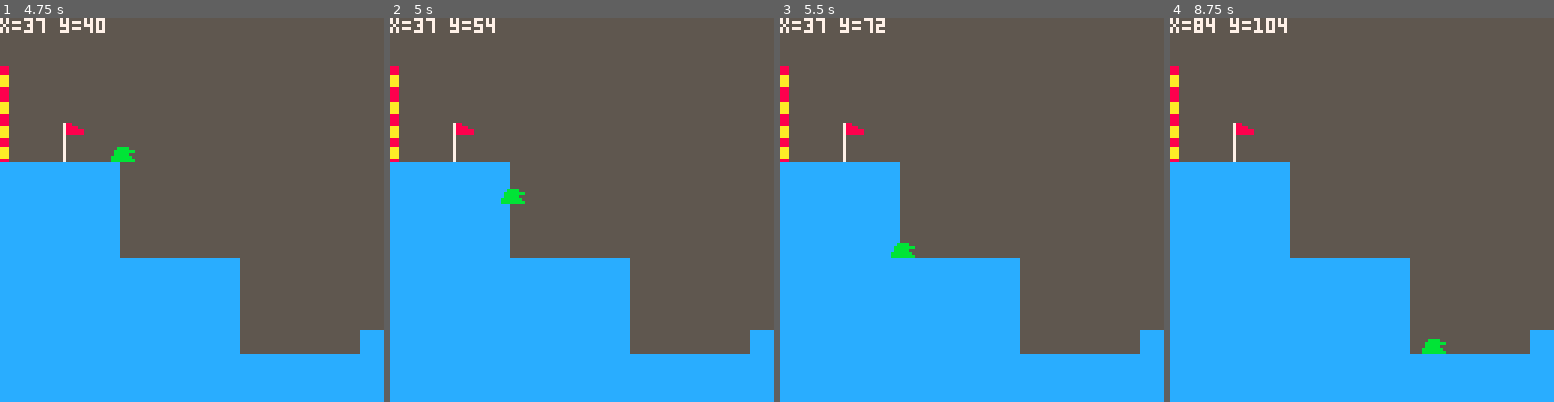
Above: before the commit, frames 1-4 (left to right).
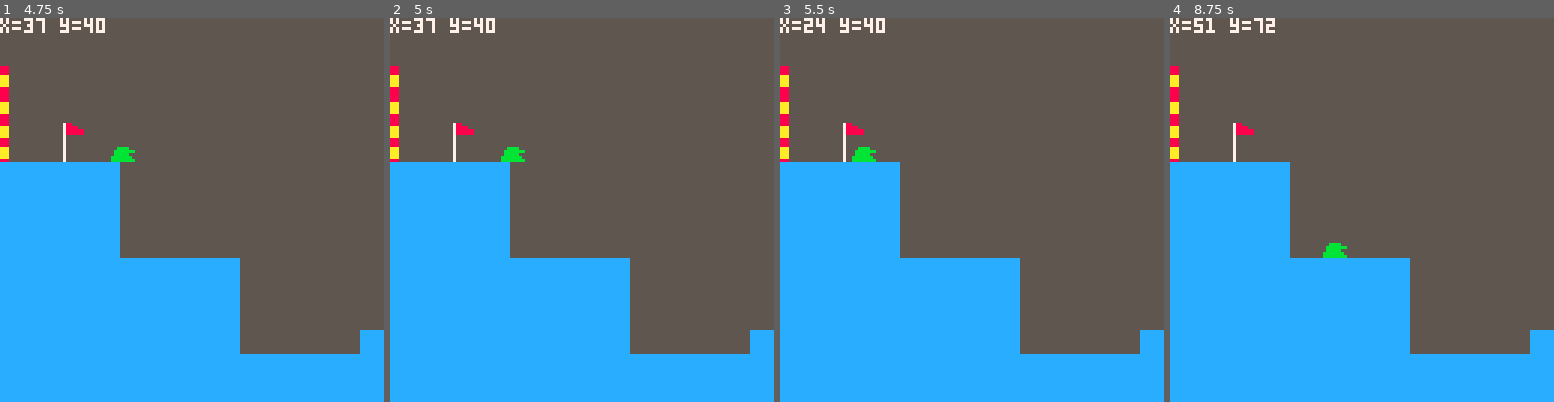
Above: after the commit, the same moments.

Repository: Finn4239/ShellShockLite
Game: PICO-8 cartridge game.p8
Two runs of this game, one before a commit and one after it. Both use one fixed random seed, a clock stepped at 60 frames per second and the inputs below.
Inputs:
- Up to frame 1 (4.75 s): hold Right 1.6-2.1 s; hold Right 2.47-3.03 s; hold Left 3.08-3.58 s; hold Right 4.02-4.68 s
- Up to frame 2 (5 s): no input
- Up to frame 3 (5.5 s): hold Left from 5.08 s (still down)
- Up to frame 4 (8.75 s): release Left at 5.68 s; hold Right 6.08-6.58 s; hold Right 6.63-7.13 s; hold Right 7.5-8.07 s; hold Left 8.12-8.62 s

Frame 1 is identical in both runs. In frame 2, 0.4% of the frame differs, in the area x 21-36%, y 0-49%; in frame 3, 0.5%; in frame 4, 0.6%, in the area x 6-72%, y 0-88%.

Commit message:
refactor gravity and movement with collision check functions; add documentation for Pico-8 functions

Diff:
--- a/src/core/game.lua
+++ b/src/core/game.lua
@@ -4,30 +4,39 @@
 -- Velocity
 velocity_y = 0
 --constants
-PLAYER_SPRITE = 1
 GRAVITY = 0.3
 MAX_FALL_SPEED = 3
+-- Sprite indices
+PLAYER_SPRITE = 1
 BORDER_LEFT_SPRITE = 6
 BORDER_RIGHT_SPRITE = 8
 
-
-
-function sign(a)
-    return a < 0 and -1 or (a > 0 and 1 or 0)
+function math_sign(a)
+    if a < 0 and -1 then
+        return -1 -- move up
+    elseif a > 0 then
+        return 1 -- move down
+    else
+        return 0 -- no movement
+    end
 end
 
-function abs(a)
-    return a < 0 and -a or a
+function absolute_value(a) -- makes integer-/double-value positive
+    if a < 0 then
+        return -a
+    end
+
+    return a
 end
 
-function solid_at(px, py)
+function is_solid_at_pixel(px, py)
     local tx = flr(px / 8)
     local ty = flr(py / 8)
 
     return fget(mget(tx, ty), 0)
 end
 
-function calculateVelocity()
+function calculate_vertical_velocity()
     velocity_y = velocity_y + GRAVITY
     if velocity_y > MAX_FALL_SPEED then
     velocity_y = MAX_FALL_SPEED
@@ -35,12 +44,18 @@
 end
 
 function apply_gravity()
-    local dir = sign(velocity_y)
-    local pixels = flr(abs(velocity_y))
+    local y_direction = math_sign(velocity_y)
+    local amount_of_pixels = flr(absolute_value(velocity_y))
+    local sprite_width = 8
 
-    for i=1, pixels do
-        if not solid_at(x+4, y+8*dir) then
-            y = y + dir
+    for i = 1, amount_of_pixels do
+        local left_edge = x
+        local right_edge = x + sprite_width - 1
+        local is_left_in_air = not is_solid_at_pixel(left_edge, y + 8 * y_direction)
+        local is_right_in_air = not is_solid_at_pixel(right_edge, y + 8 * y_direction)
+
+        if is_left_in_air and is_right_in_air then
+            y = y + y_direction
         else
             velocity_y = 0
             break
@@ -49,17 +64,29 @@
 end
 
 function apply_horizontal()
-    local dx = (btn(1) and 1 or 0) - (btn(0) and 1 or 0)
+    local x_direction = 0
+    local left = 0
+    local right = 0
 
-    if dx ~= 0 then
-        if not solid_at(x + dx*8, y+4) then
-            x = x + dx
+    if btn(0) then left = 1 else left = 0 end
+    if btn(1) then right = 1 else right = 0 end
+    x_direction = right - left
+
+    if x_direction ~= 0 then
+        if x_direction > 0 then -- right
+            if not is_solid_at_pixel(x + x_direction *8, y+4) then
+                x = x + x_direction
+            end
+        else --left
+            if not is_solid_at_pixel(x + x_direction, y+4) then
+                x = x + x_direction
+            end
         end
     end
 end
 
 function _update()
-    calculateVelocity()
+    calculate_vertical_velocity()
     apply_gravity()
     apply_horizontal()
 end
Not shown, added: Pico-8 Functions.md
